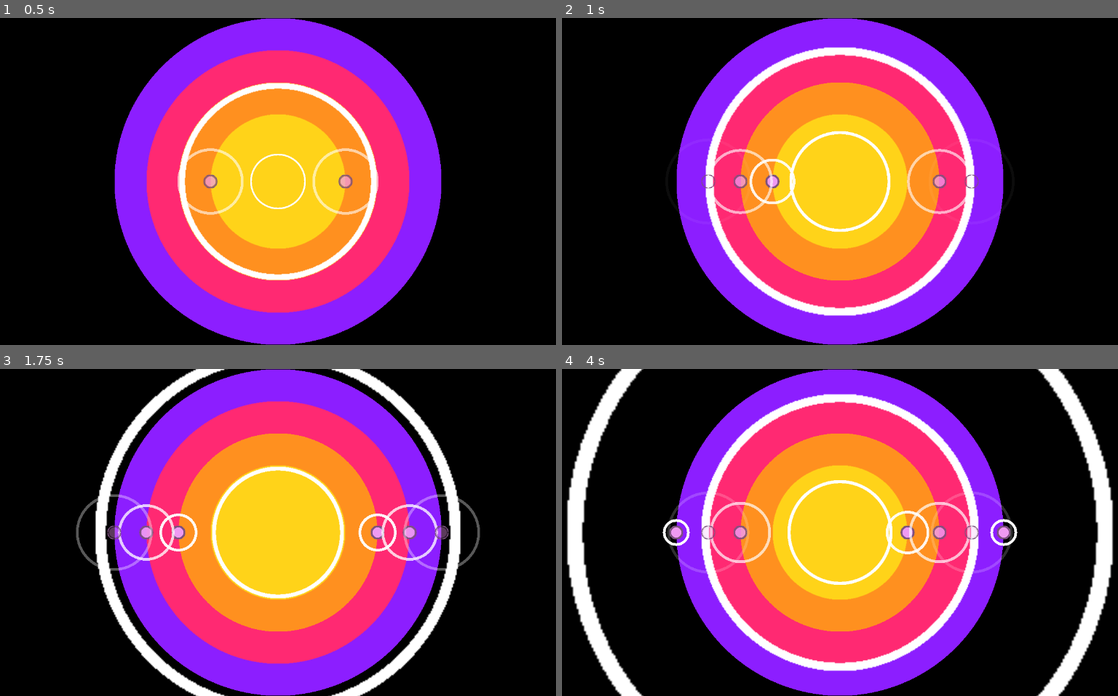
Above: before the commit, frames 1-4 (two rows, left to right).
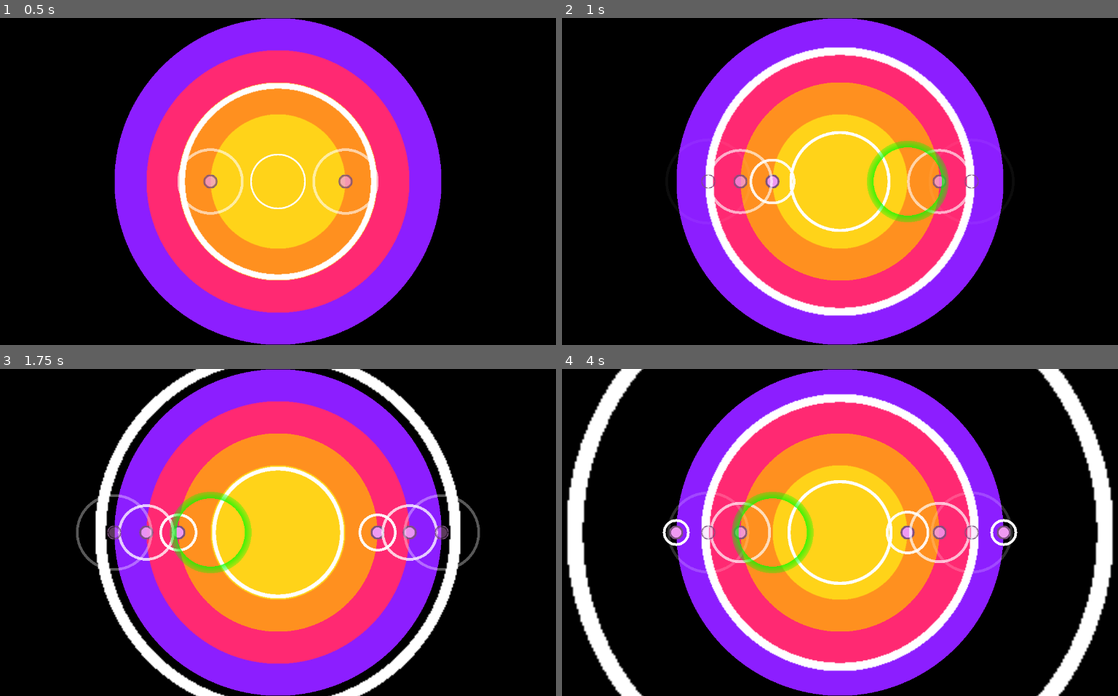
Above: after the commit, the same moments.

Repository: wispykey/epicenter
Game: Godot game, scene res://Main.tscn
The game is run twice, just before and just after one commit, with the same random seed, the same clock (stepped at 60 frames per second) and the same inputs. Sound files missing from this copy of the repository are replaced by a short silence.
Inputs:
- Up to frame 1 (0.5 s): no input
- Up to frame 2 (1 s): hold J (hit_ring1_right) from 0.53 s (still down)
- Up to frame 3 (1.75 s): release J (hit_ring1_right) at 1.28 s; hold F (hit_ring1_left) from 1.28 s (still down)
- Up to frame 4 (4 s): release F (hit_ring1_left) at 2.03 s; hold J (hit_ring1_right) 2.03-3.53 s; tap Enter at 3.5 s; hold F (hit_ring1_left) from 3.53 s (still down)

Frame 1 is identical in both runs. In frame 2, 0.9% of the frame differs, in the area x 54-70%, y 37-63%; in frame 3, 0.9%; in frame 4, 0.9%.

Commit message:
Use modulate for both blip colors

Diff:
--- a/Shaders/BlipVFX.tscn
+++ b/Shaders/BlipVFX.tscn
@@ -12,7 +12,6 @@
 shader_parameter/t = 0.0
 
 [node name="BlipVFX" type="ColorRect"]
-modulate = Color(0, 1, 0, 0.68235296)
 material = SubResource("ShaderMaterial_li7h7")
 offset_right = 200.0
 offset_bottom = 200.0
--- a/main.gd
+++ b/main.gd
@@ -16,6 +16,7 @@
 # Maybe should be a constant instead of multiplier?
 const BEAT_MARKER_TIMING_CALIBRATION_MULTIPLIER: float = 1.05
 const BLIP_VFX_MISS_COLOR = Color(0.0, 1.0, 1.0, 1.0)
+const BLIP_VFX_GOOD_COLOR = Color(0.0, 1.0, 0.0, 1.0)
 
 var measure_time_elapsed: float = 0
 
@@ -91,6 +92,7 @@
 				# var marker_area_to_remove = marker_areas.reduce(reduce_func, marker_areas[0])
 				# marker_area_to_remove.owner.queue_free()
 				marker_areas[0].owner.queue_free()
+				radar_blip.modulate = BLIP_VFX_GOOD_COLOR
 			else:
 				radar_blip.modulate = BLIP_VFX_MISS_COLOR
 
